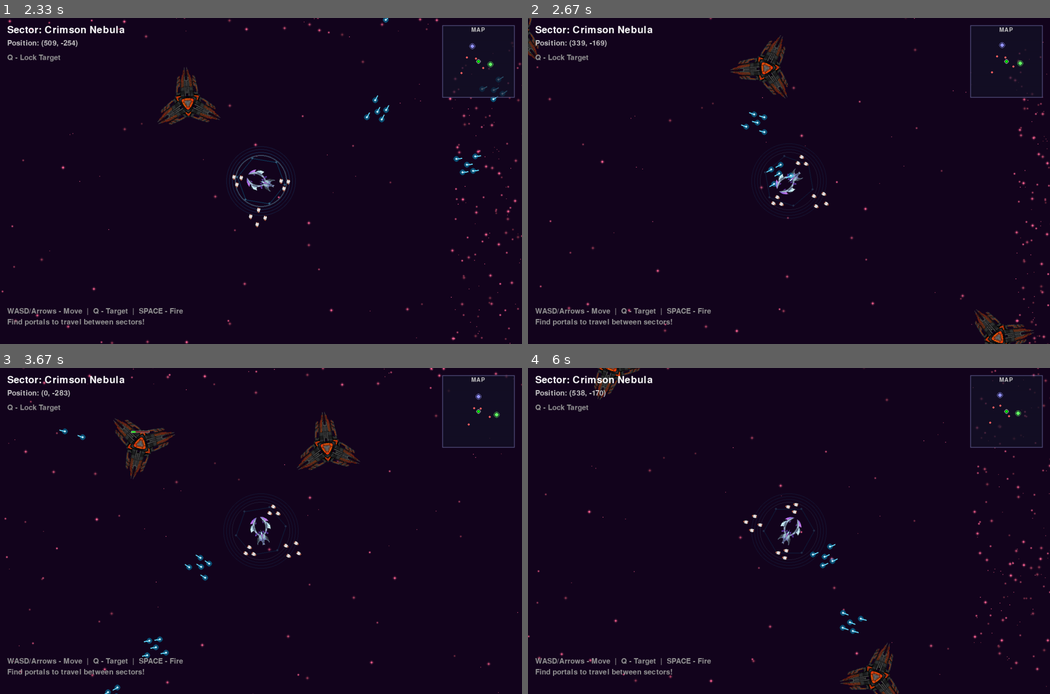
Above: before the commit, frames 1-4 (two rows, left to right).
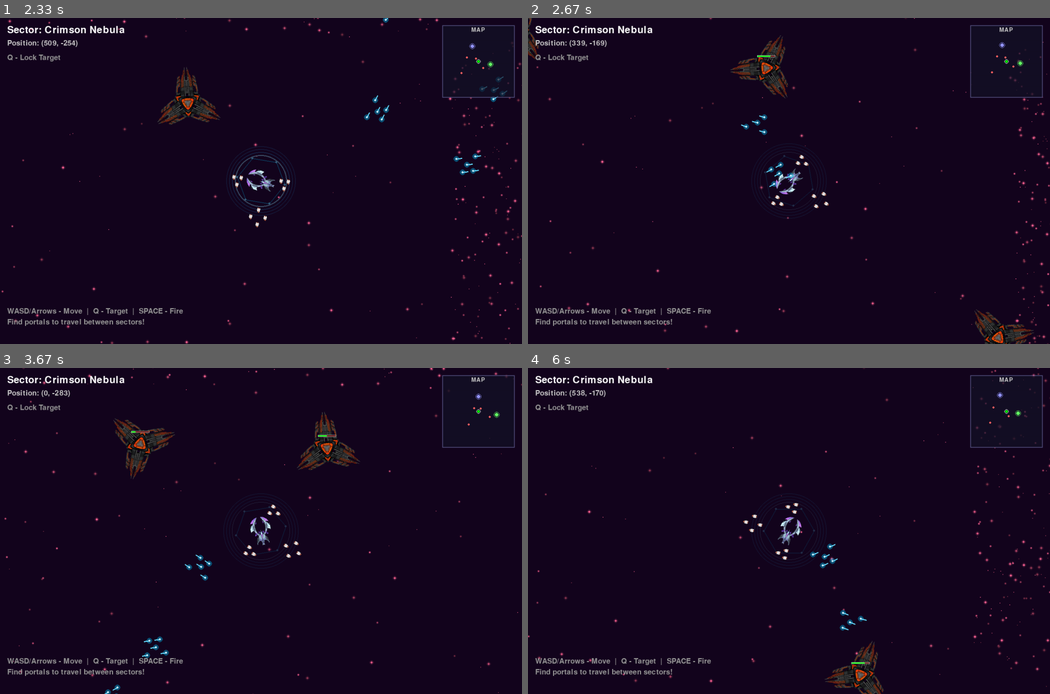
Above: after the commit, the same moments.

Repository: EvoGitH/Pygame-Space-Invader
Game: pygame game, started from Space-Explorer-Game.py
Two runs of this game, one before a commit and one after it. Both use one fixed random seed, a clock stepped at 60 frames per second and the inputs below.
Inputs:
- Up to frame 1 (2.33 s): tap Space at 0.33, 0.73, 1.03, 1.23, 1.57, 1.87, 2.07 s; hold Right 0.67-1.13 s; hold D 0.67-1.13 s; hold Up 1.17-1.47 s; hold W 1.17-1.47 s; hold Right 1.5-1.97 s; hold D 1.5-1.97 s; hold Left from 2 s (still down); hold A from 2 s (still down)
- Up to frame 2 (2.67 s): tap Space at 2.37, 2.63 s; release Left at 2.53 s; release A at 2.53 s; hold Down from 2.57 s (still down); hold S from 2.57 s (still down)
- Up to frame 3 (3.67 s): release Down at 2.87 s; release S at 2.87 s; hold Left 2.9-3.3 s; hold A 2.9-3.3 s; tap Space at 2.97, 3.27, 3.4 s; hold Up from 3.33 s (still down); hold W from 3.33 s (still down)
- Up to frame 4 (6 s): release Up at 3.7 s; release W at 3.7 s; hold Right 3.73-4.37 s; hold D 3.73-4.37 s; tap Space at 3.8, 4.1, 4.47, 4.87, 5.17, 5.37, 5.67, 5.87 s; hold Down 4.4-4.77 s; hold S 4.4-4.77 s; hold Left 4.8-5.27 s; hold A 4.8-5.27 s; hold Right 5.3-5.77 s; hold D 5.3-5.77 s; hold Up from 5.8 s (still down); hold W from 5.8 s (still down)

Frame 1 is identical in both runs. In frame 2, less than 0.1% of the frame differs, in the area x 42-48%, y 11-31%; in frame 3, less than 0.1%; in frame 4, 1.2%, in the area x 12-93%, y 0-100%.

Commit message:
Fix enemy collision detection by calculating radius from actual asset size
Enemy collision radius is now dynamically calculated based on the scaled
enemy image dimensions (half of the average dimension) instead of using
the hardcoded ENEMY_SIZE constant. This ensures lasers hit enemies properly
based on their actual visual size.

Changes:
- Calculate enemy_collision_radius in Assets.load_assets() as (width+height)/4
- Enemy class now uses Assets.enemy_collision_radius instead of ENEMY_SIZE
- Falls back to ENEMY_SIZE constant if image loading fails

🤖 Generated with [Claude Code](https://claude.com/claude-code)

Co-Authored-By: Claude <noreply@anthropic.com>

Diff:
--- a/Space-Explorer-Game.py
+++ b/Space-Explorer-Game.py
@@ -142,6 +142,7 @@
     droid_image = None
     player_size = 40
     portal_size = 80
+    enemy_collision_radius = 15  # Will be set after loading enemy image
 
     @staticmethod
     def load_assets():
@@ -164,8 +165,11 @@
             enemy_size = original_enemy.get_size()
             new_enemy_size = (int(enemy_size[0] * 0.35), int(enemy_size[1] * 0.35))
             Assets.enemy_image = pygame.transform.smoothscale(original_enemy, new_enemy_size)
+            # Calculate collision radius as half of the average dimension
+            Assets.enemy_collision_radius = (new_enemy_size[0] + new_enemy_size[1]) // 4
         except:
             Assets.enemy_image = None
+            Assets.enemy_collision_radius = ENEMY_SIZE  # Fallback to constant
 
         try:
             original_droid = pygame.image.load("si_game_assets/images/side_cannon.png")
@@ -467,7 +471,8 @@
         self.rotation = random.uniform(0, 360)
         self.rotation_speed = random.uniform(ENEMY_MIN_ROTATION_SPEED, ENEMY_MAX_ROTATION_SPEED)
 
-        self.size = ENEMY_SIZE
+        # Use dynamically calculated collision radius based on actual image size
+        self.size = Assets.enemy_collision_radius
 
         # Health system
         self.max_health = ENEMY_MAX_HEALTH
